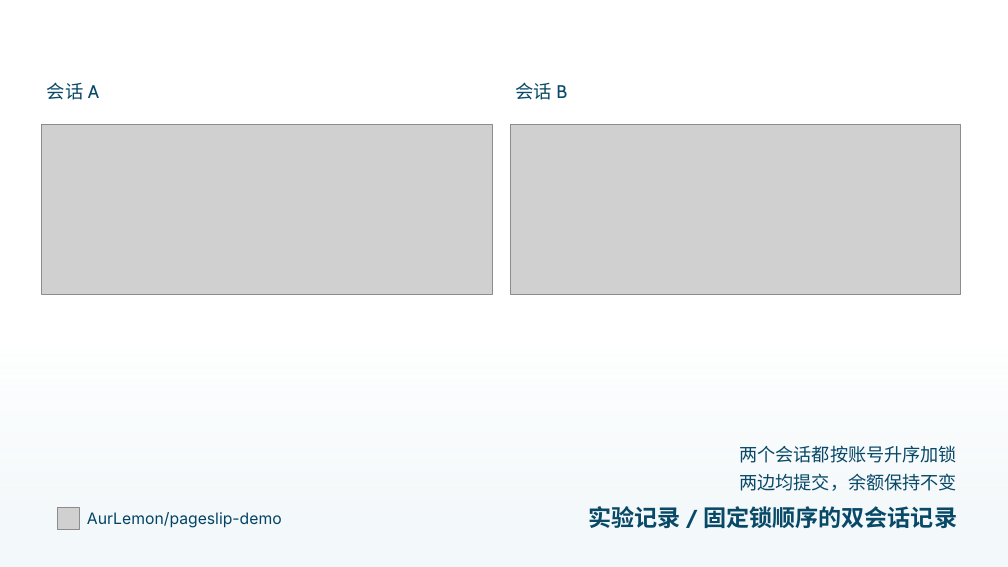
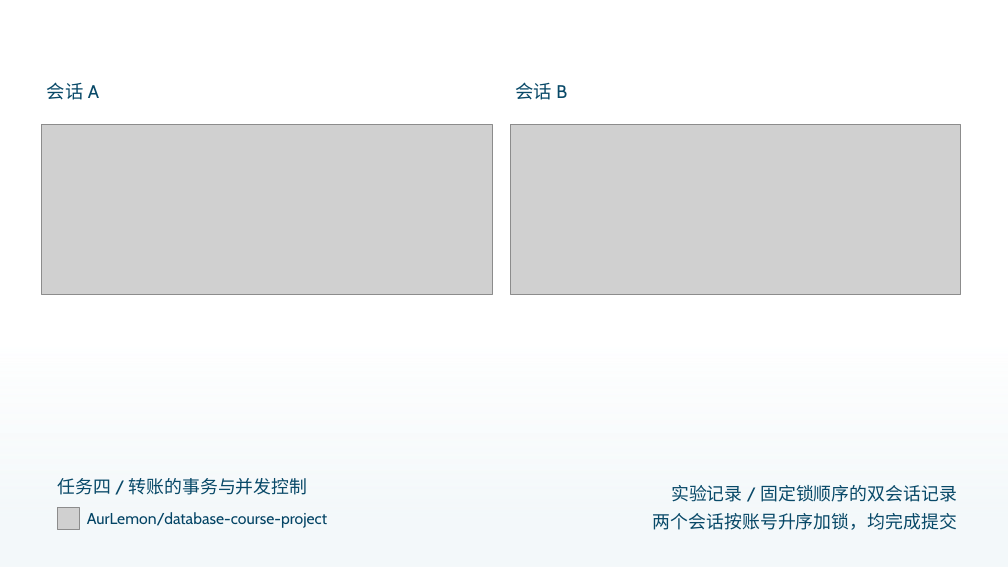
Before and after one commit to AurLemon/pageslip-demo, a slide deck: slide 22 of presentations/task-4-transactions.pptx. Drawn at 1008x567 pixels with LibreOffice and Linux fonts; fonts in the diff are those of the drawing; grey boxes stand for pictures. Boxes give left, top, right and bottom in pixels: in the first picture for what was removed or moved away, otherwise in the second. Text is boxed around its words. In the diff, an @@ line names an element or a change of style, - is before the commit and + after.

```diff
--- a/presentations/task-4-transactions.pptx
+++ b/presentations/task-4-transactions.pptx
@@ text added at [57,478,308,495], 17 pt, text #084968 @@
+任务四 / 转账的事务与并发控制
@@ text removed at [739,473,957,491] @@
-两边均提交，余额保持不变
@@ text "实验记录 / 固定锁顺序的双会话记录": place and size @@
-text "实验记录 / 固定锁顺序的双会话记录" at [588,506,957,528]
+text "实验记录 / 固定锁顺序的双会话记录" at [671,485,957,502]
@@ text "实验记录 / 固定锁顺序的双会话记录" at [671,485,957,502]: size 22 to 17 pt, bold off @@
@@ text at [87,512,327,528]: text changed; font Inter to Cabin @@
-AurLemon/pageslip-demo
+AurLemon/database-course-project
@@ text at [653,513,957,530]: text changed; size 17.3 to 17 pt @@
-两个会话都按账号升序加锁
+两个会话按账号升序加锁，均完成提交
```
Also in this commit, not shown: 21 other slides changed, 2 other files.
